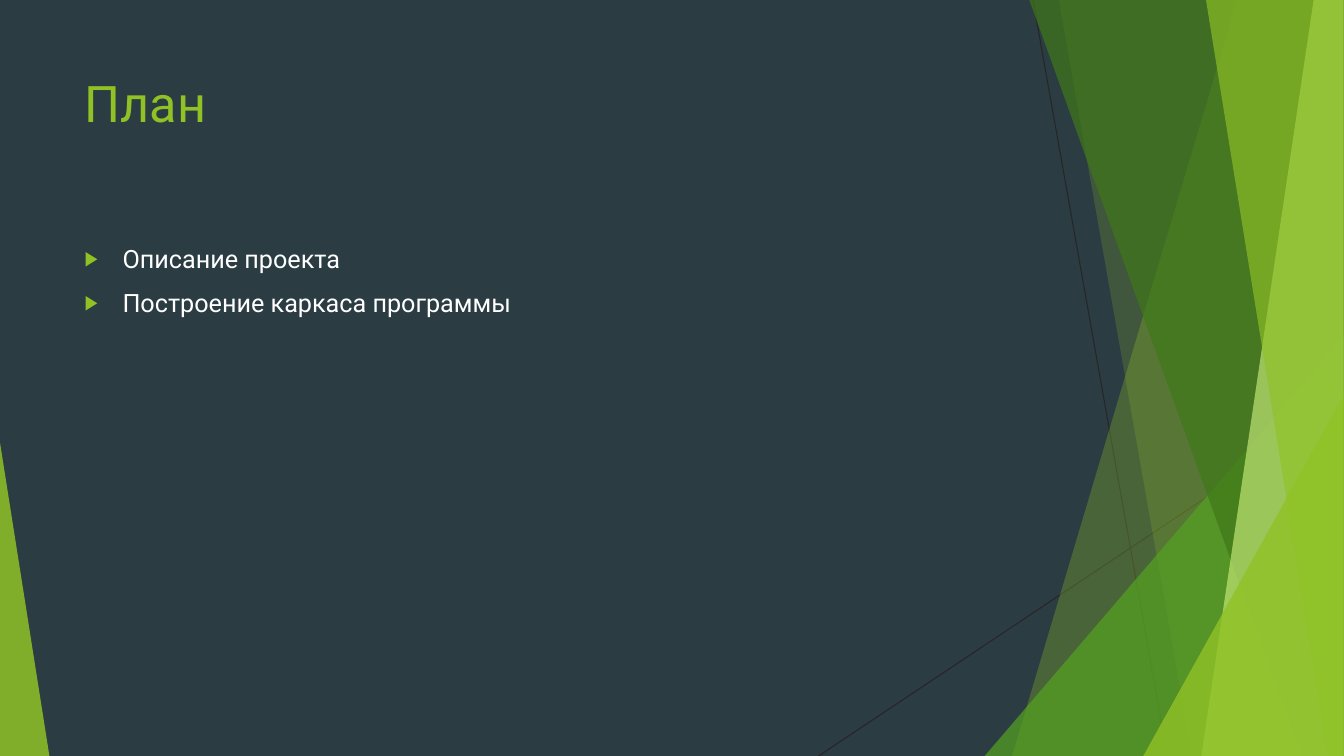
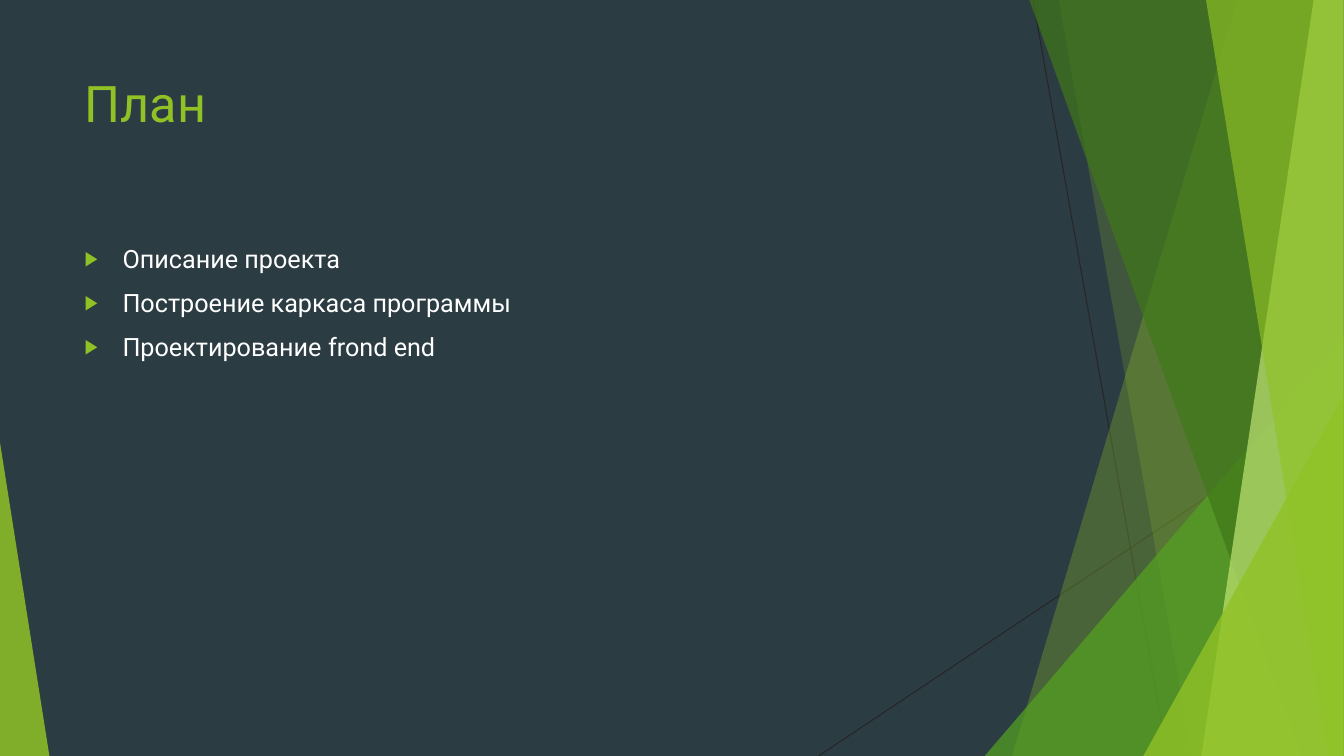
Before and after one commit to Yegor9151/for_corund, a slide deck: slide 2 of course_project_for_korund/ver 1.1/уроки/урок 6.pptx. Drawn at 1344x756 pixels with LibreOffice and Linux fonts; fonts in the diff are those of the drawing. Boxes give left, top, right and bottom in pixels: in the first picture for what was removed or moved away, otherwise in the second. Text is boxed around its words. In the diff, an @@ line names an element or a change of style, - is before the commit and + after.

```diff
--- a/course_project_for_korund/ver 1.1/уроки/урок 6.pptx
+++ b/course_project_for_korund/ver 1.1/уроки/урок 6.pptx
@@ text at <box>123,337,435,361</box>: paragraph added @@
+▶ Проектирование frond end
```
Also in this commit, not shown: 4 other slides changed, 18 slides added.
